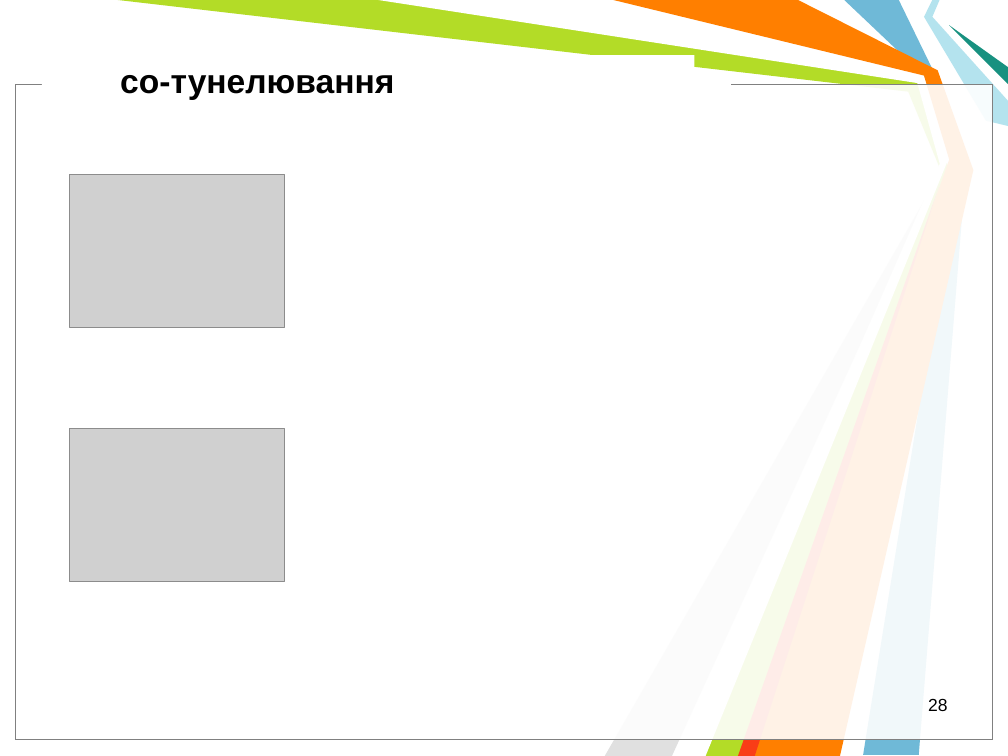
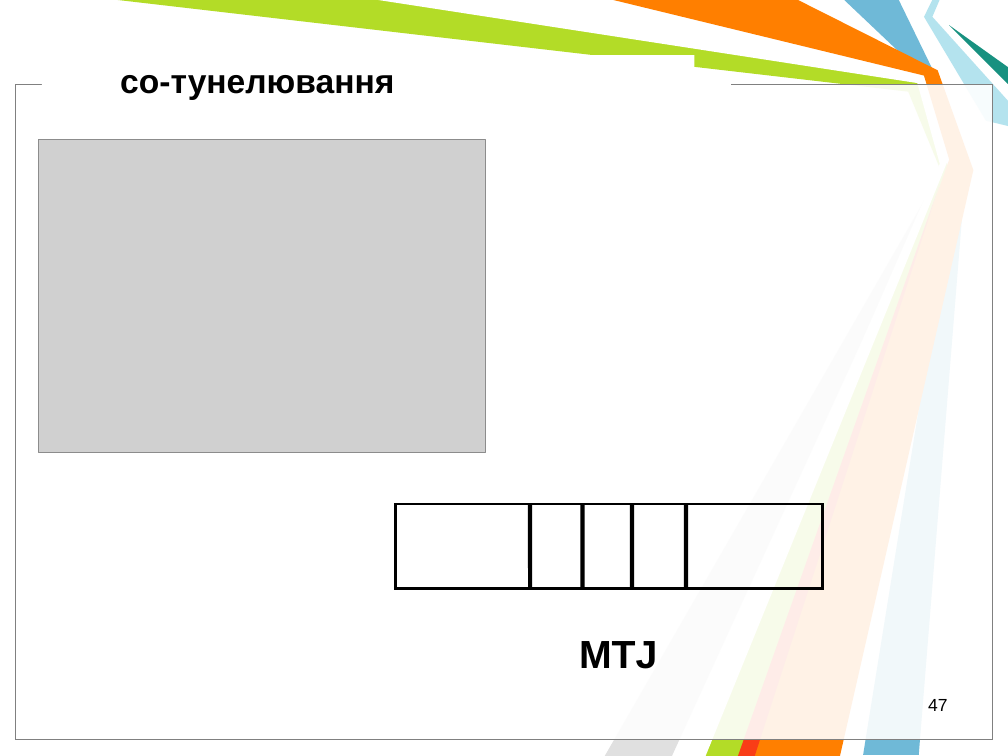
Before and after one commit to l432/NMK, a slide deck: slide 47 of Lecture/Nanoelectronika/Present/NanoelectronV2.ppt (slide 28 before the commit). Drawn at 1008x756 pixels with LibreOffice and Linux fonts; fonts in the diff are those of the drawing; grey boxes stand for pictures; background and template pictures are left out. Boxes give left, top, right and bottom in pixels: in the first picture for what was removed or moved away, otherwise in the second. Text is boxed around its words. In the diff, an @@ line names an element or a change of style, - is before the commit and + after.

```diff
--- a/Lecture/Nanoelectronika/Present/NanoelectronV2.ppt
+++ b/Lecture/Nanoelectronika/Present/NanoelectronV2.ppt
@@ picture resized from (x1=70, y1=174, x2=284, y2=328) to (x1=38, y1=140, x2=485, y2=453) @@
@@ picture removed at (x1=70, y1=428, x2=284, y2=582) @@
@@ rectangle added at (x1=396, y1=504, x2=823, y2=589), outline #000000 2.01 pt @@
@@ line added from (530, 504) to (530, 589), #000000 3 pt @@
@@ line added from (583, 504) to (583, 589), #000000 3 pt @@
@@ line added from (632, 504) to (632, 589), #000000 3 pt @@
@@ line added from (686, 504) to (686, 589), #000000 3 pt @@
@@ text added at (x1=579, y1=641, x2=657, y2=669), 28 pt, text #000000, bold @@
+MTJ
@@ page number at (x1=928, y1=699, x2=947, y2=711): text changed @@
-28
+47
```
Also in this commit, not shown: 5 other slides changed, 22 slides added, 3 slides removed.
